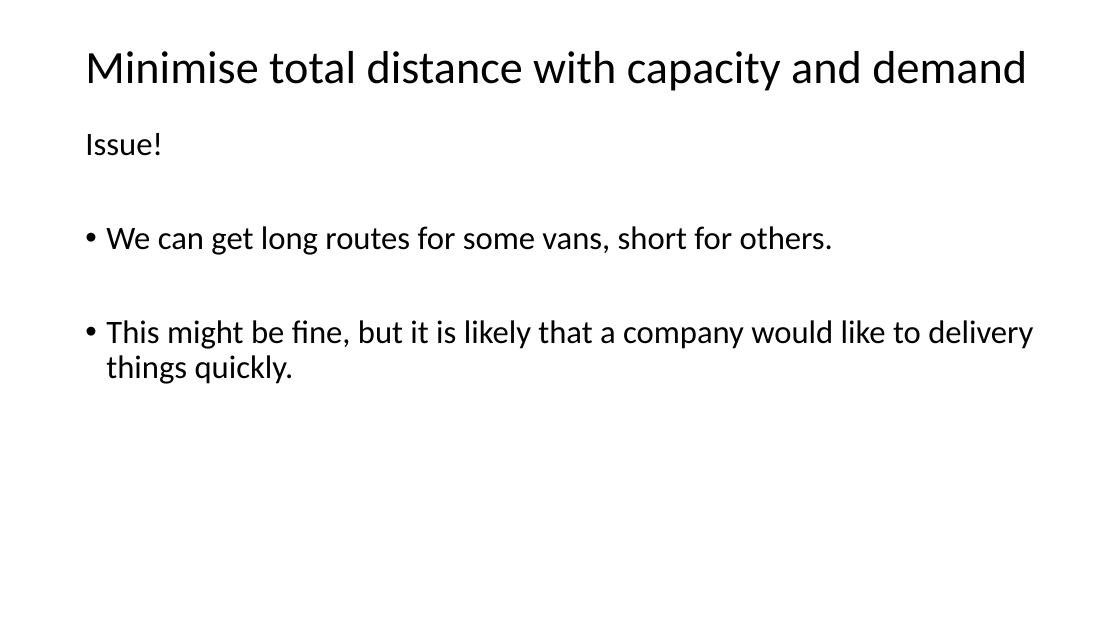
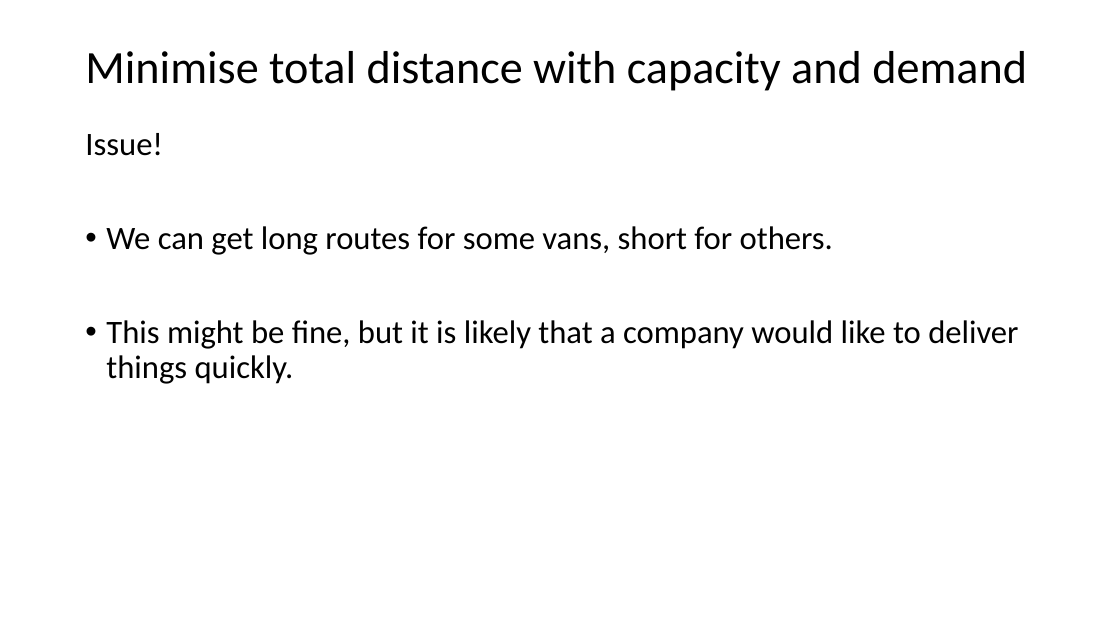
Before and after one commit to invariantum/operational_research, a slide deck: slide 24 of content/Lectures/Semester 1/Week 10 - Vehicle Routing Problem/5 Source Files/Vehicle Routing Problem.pptx. Drawn at 1120x630 pixels with LibreOffice and Linux fonts; fonts in the diff are those of the drawing. Boxes give left, top, right and bottom in pixels: in the first picture for what was removed or moved away, otherwise in the second. Text is boxed around its words. In the diff, an @@ line names an element or a change of style, - is before the commit and + after.

```diff
--- a/content/Lectures/Semester 1/Week 10 - Vehicle Routing Problem/5 Source Files/Vehicle Routing Problem.pptx
+++ b/content/Lectures/Semester 1/Week 10 - Vehicle Routing Problem/5 Source Files/Vehicle Routing Problem.pptx
@@ text at box(106, 320, 1018, 384): text changed @@
-• This might be fine, but it is likely that a company would like to delivery things quickly.
+• This might be fine, but it is likely that a company would like to deliver things quickly.
```
Also in this commit, not shown: 3 other slides changed, 6 other files.
